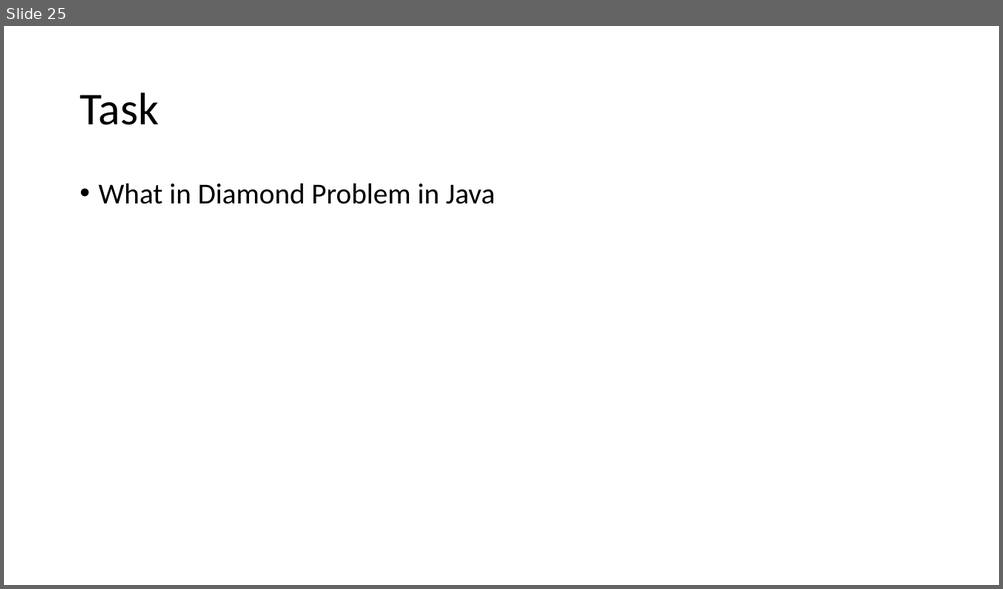
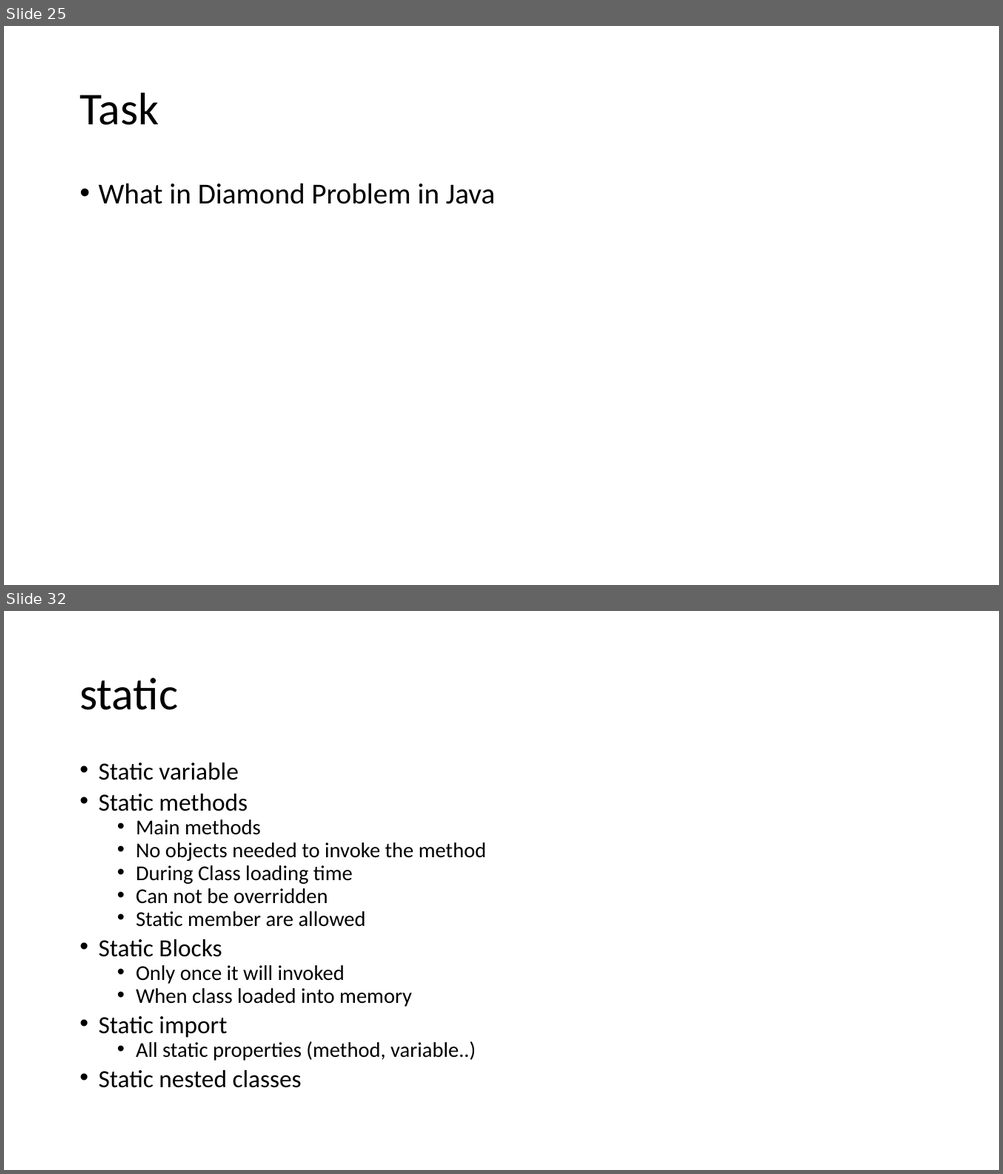
Before and after one commit to caprepo/java-jul, a slide deck: Java.pptx. Shown one above the other, each under a label of ours: slide 25 before the commit, slides 25 and 32 after it; the slides between them are not shown. The pictures are 1003x589 and 1003x1174 pixels, drawn with LibreOffice and Linux fonts; fonts in the diff are those of the drawing. Boxes give left, top, right and bottom in pixels: in the first picture for what was removed or moved away, otherwise in the second. Text is boxed around its words. In the diff, an @@ line names an element or a change of style, - is before the commit and + after.

```diff
--- a/Java.pptx
+++ b/Java.pptx
@@ slide 32 added at (4, 611, 999, 1170), background #FFFFFF @@
@@ title added at (79, 678, 178, 710), 44 pt, text #000000 @@
+static
@@ text added at (99, 763, 486, 1088), 20.4 pt, text #000000 @@
+• Static variable
+• Static methods
+  • Main methods
+  • No objects needed to invoke the method
+  • During Class loading time
+  • Can not be overridden
+  • Static member are allowed
+• Static Blocks
+  • Only once it will invoked
+  • When class loaded into memory
+• Static import
+  • All static properties (method, variable..)
+• Static nested classes
```
Also in this commit, not shown: 1 slide changed, 20 other slides added, 1 other file.
